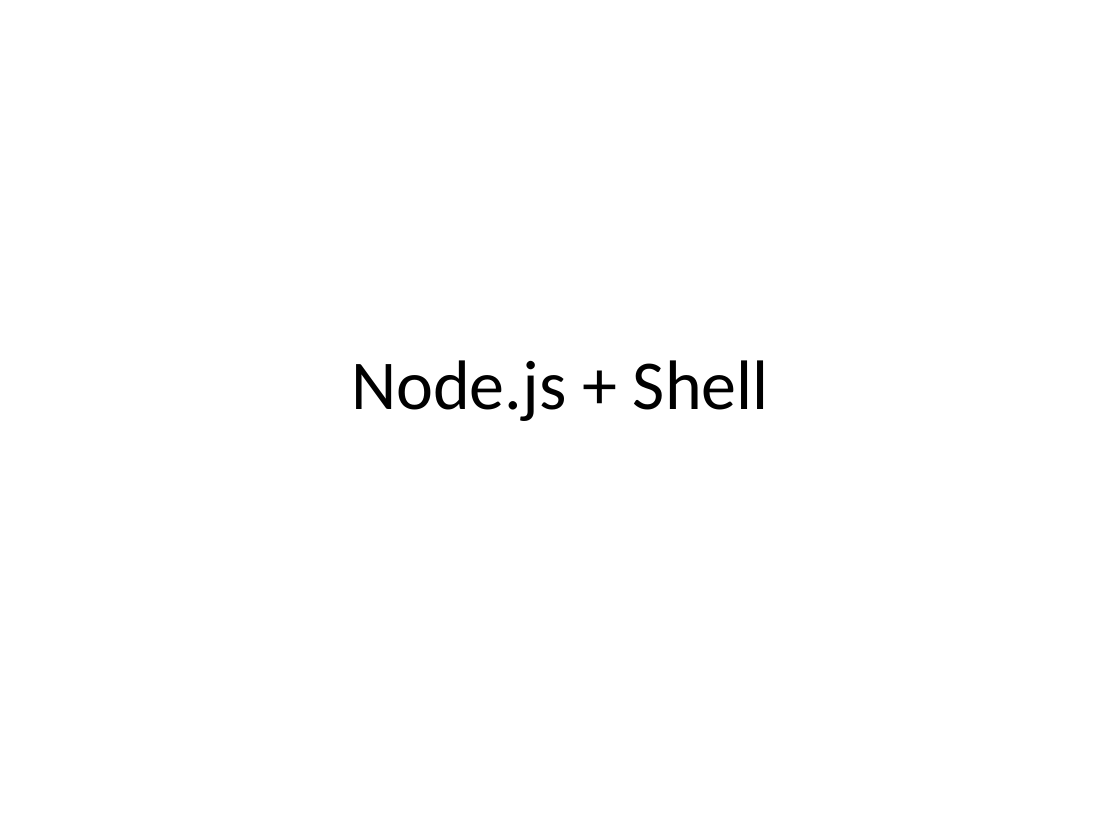
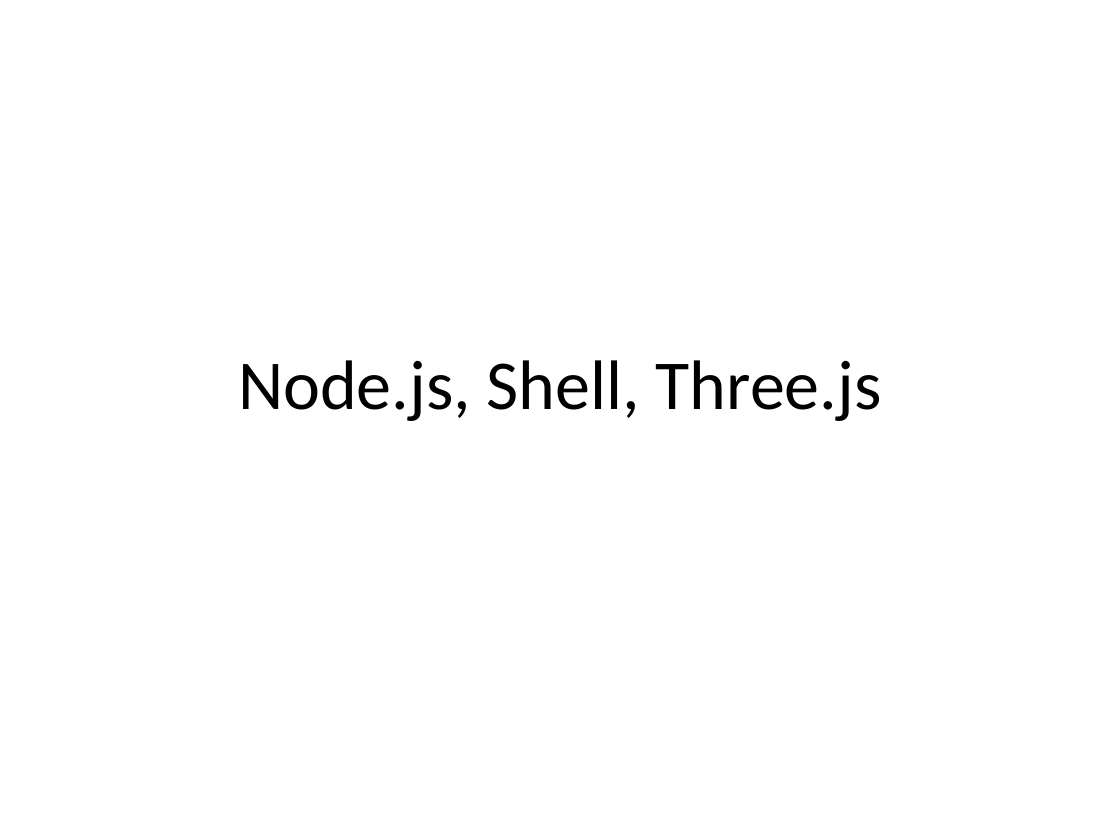
Before and after one commit to jyunming-chen/node-study, a slide deck: slide 1 of study.pptx. Drawn at 1120x840 pixels with LibreOffice and Linux fonts; fonts in the diff are those of the drawing. Boxes give left, top, right and bottom in pixels: in the first picture for what was removed or moved away, otherwise in the second. Text is boxed around its words. In the diff, an @@ line names an element or a change of style, - is before the commit and + after.

```diff
--- a/study.pptx
+++ b/study.pptx
@@ title at (238,360,882,421): text changed @@
-Node.js + Shell
+Node.js, Shell, Three.js
```
Also in this commit, not shown: 2 other slides changed, 10 slides added, 4 slides removed, 17 other files.
